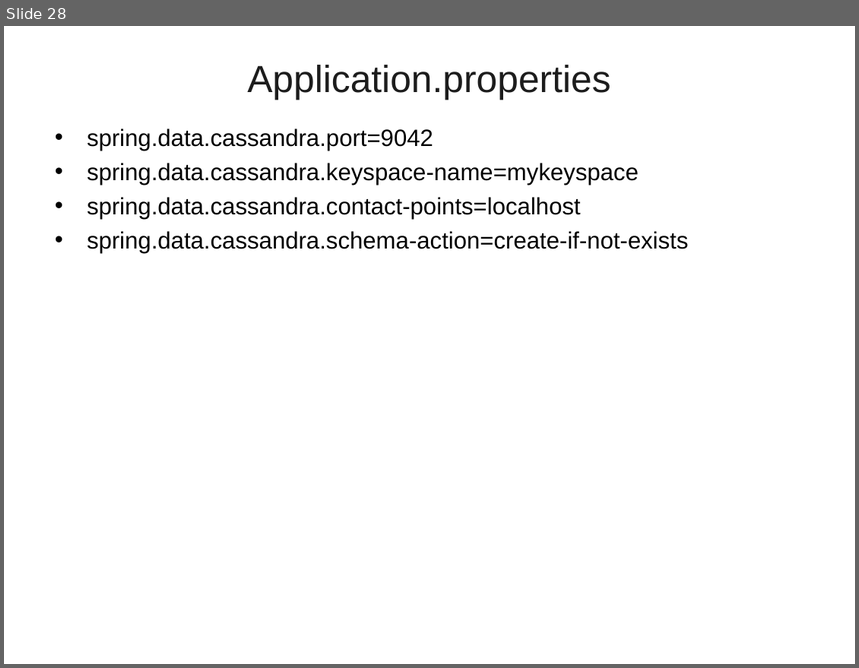
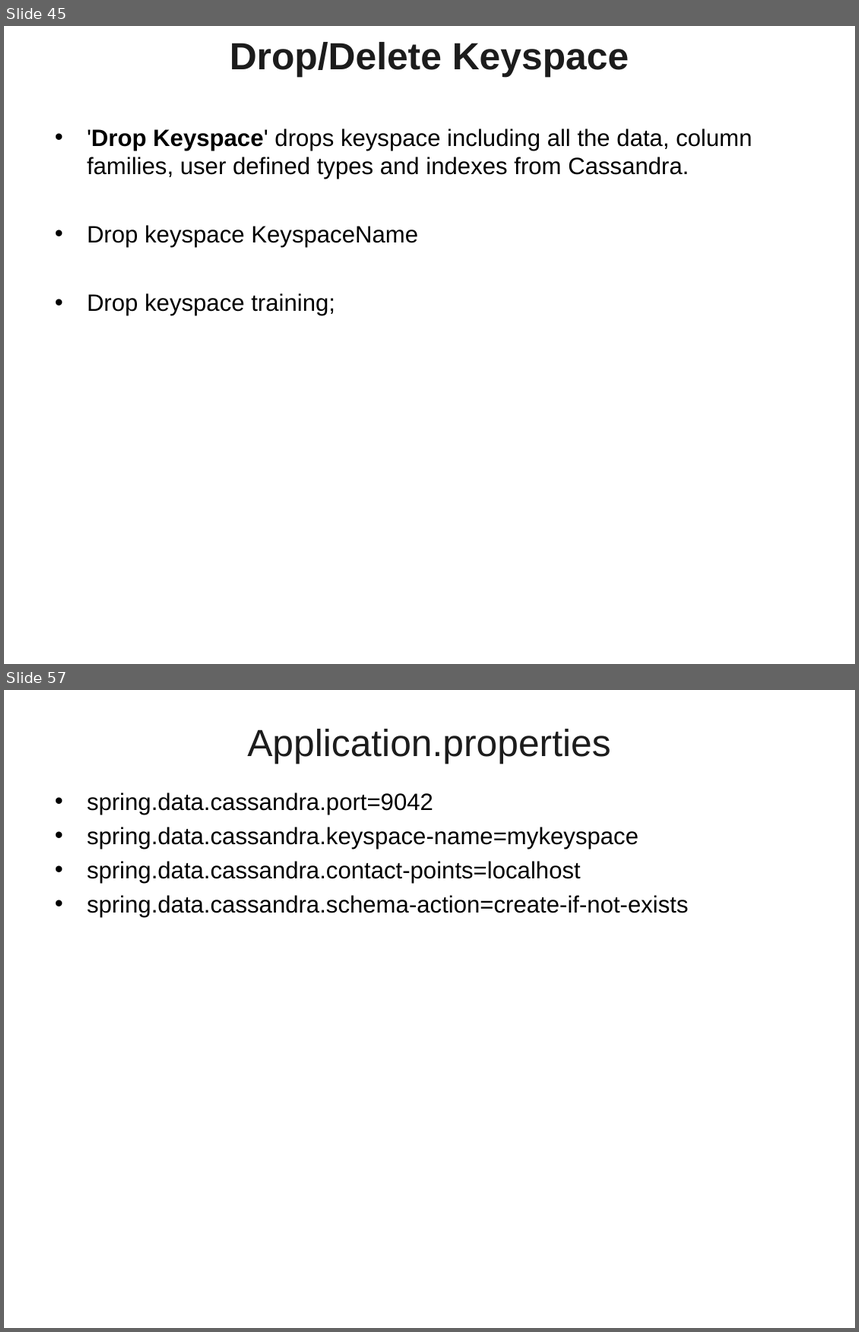
Before and after one commit to vicky-sai/PPTs, a slide deck: SpringData_NoSQL.ppt. Shown one above the other, each under a label of ours: slide 28 before the commit, slides 45 and 57 after it; the slides between them are not shown. The pictures are 859x668 and 859x1332 pixels, drawn with LibreOffice and Linux fonts; fonts in the diff are those of the drawing; background and template pictures are left out. Boxes give left, top, right and bottom in pixels: in the first picture for what was removed or moved away, otherwise in the second. Text is boxed around its words. In the diff, an @@ line names an element or a change of style, - is before the commit and + after.

```diff
--- a/SpringData_NoSQL.ppt
+++ b/SpringData_NoSQL.ppt
@@ slide 45 added at (4,26,855,664), background picture (left out) @@
@@ title added at (230,42,629,78), 32 pt, text #1C1C1C, bold @@
+Drop/Delete Keyspace
@@ text added at (87,129,752,316), 20 pt, text #000000 @@
+• 'Drop Keyspace' drops keyspace including all the data, column families, user defined types and indexes from Cassandra.
+• Drop keyspace KeyspaceName
+• Drop keyspace training;
@@ what was slide 28 is now slide 57 @@
```
Also in this commit, not shown: 1 slide changed, 28 other slides added, 3 slides removed.
